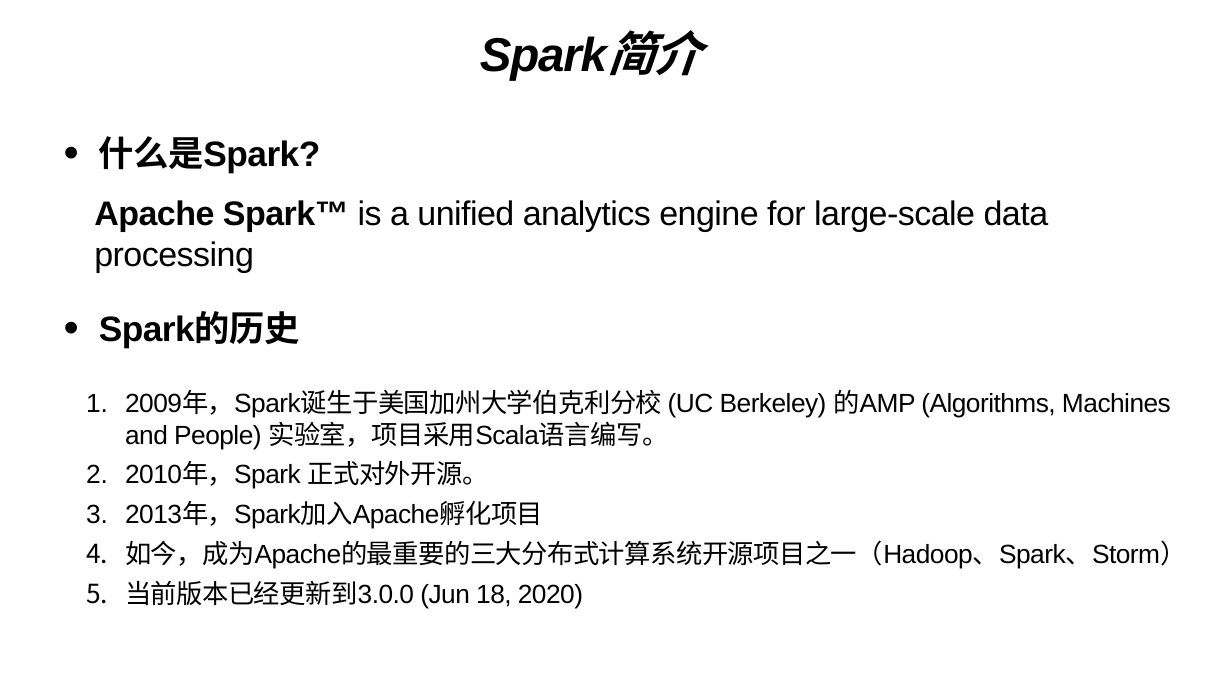
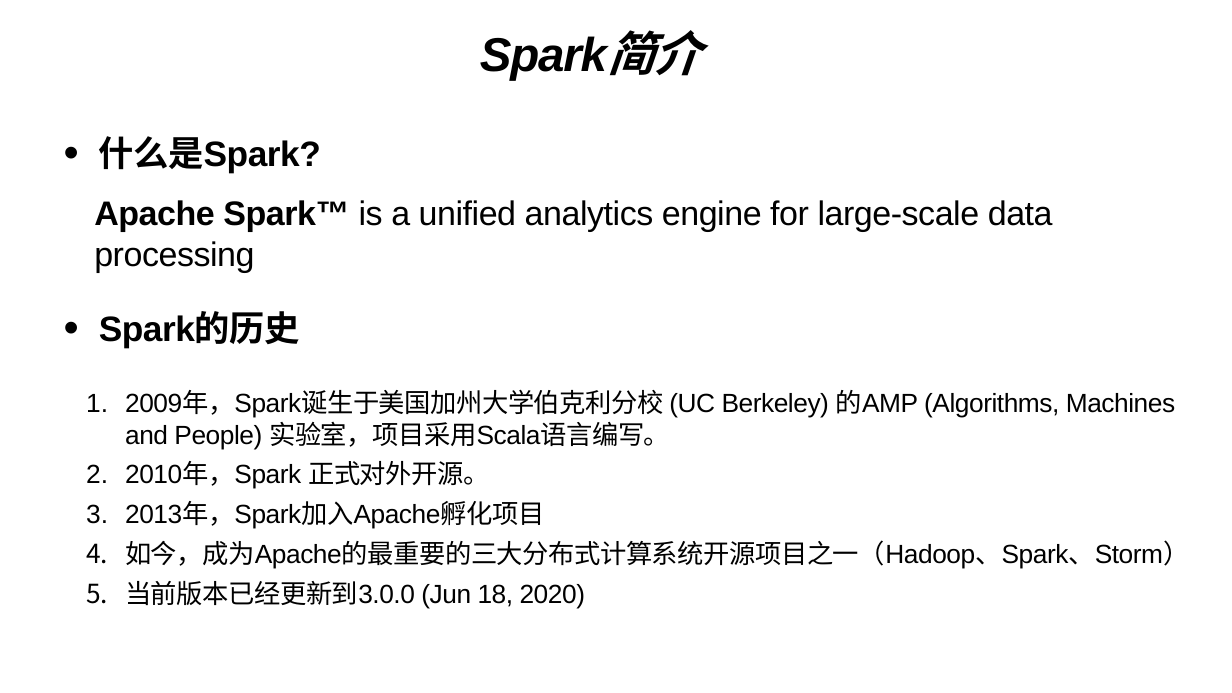
Before and after one commit to nancunpei/pyspark-pandas-examples, a slide deck: slide 2 of spark-sharing.pptx. Drawn at 1232x693 pixels with LibreOffice and Linux fonts; fonts in the diff are those of the drawing. Boxes give left, top, right and bottom in pixels: in the first picture for what was removed or moved away, otherwise in the second. Text is boxed around its words. In the diff, an @@ line names an element or a change of style, - is before the commit and + after.

```diff
--- a/spark-sharing.pptx
+++ b/spark-sharing.pptx
@@ text "Apache Spark™ is a unified ..." at <box>94,200,1053,273</box>: letter spacing -0.9 to -0.8 pt @@
@@ text "2009年，Spark诞生于美国加州大学伯克利分校 (UC Berkeley) 的AMP (Algorithms, ..." at <box>125,390,1189,609</box>: letter spacing -0.9 to -0.8 pt @@
```
Also in this commit, not shown: 13 other slides changed, 2 slides added, 1 other file.
